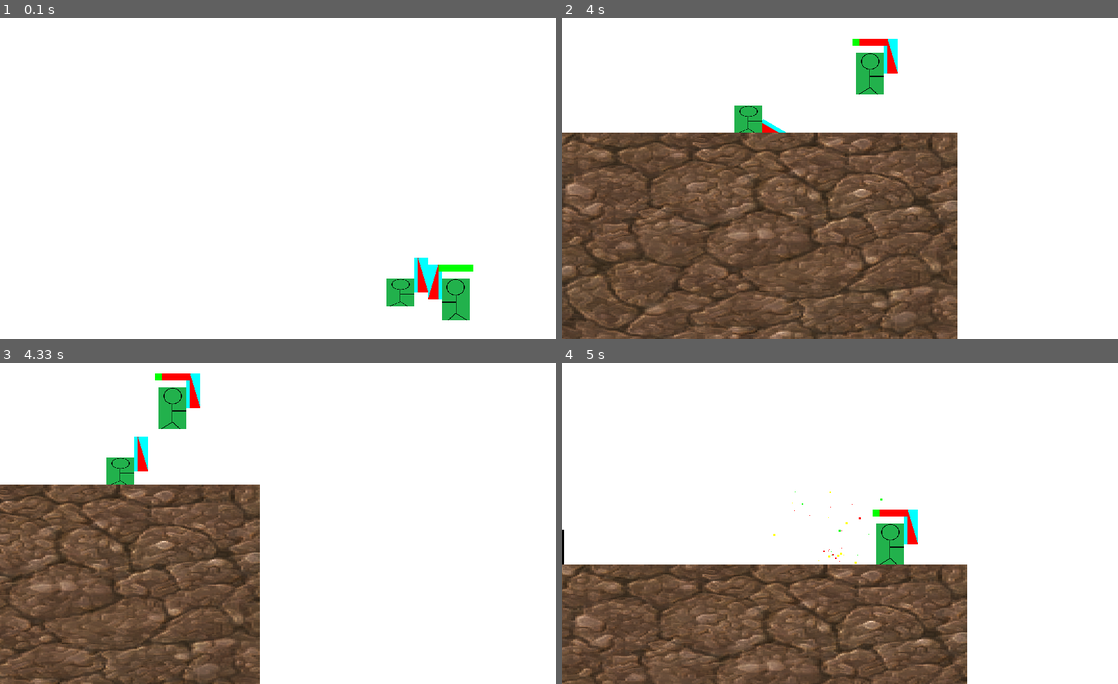
Above: before the commit, frames 1-4 (two rows, left to right).
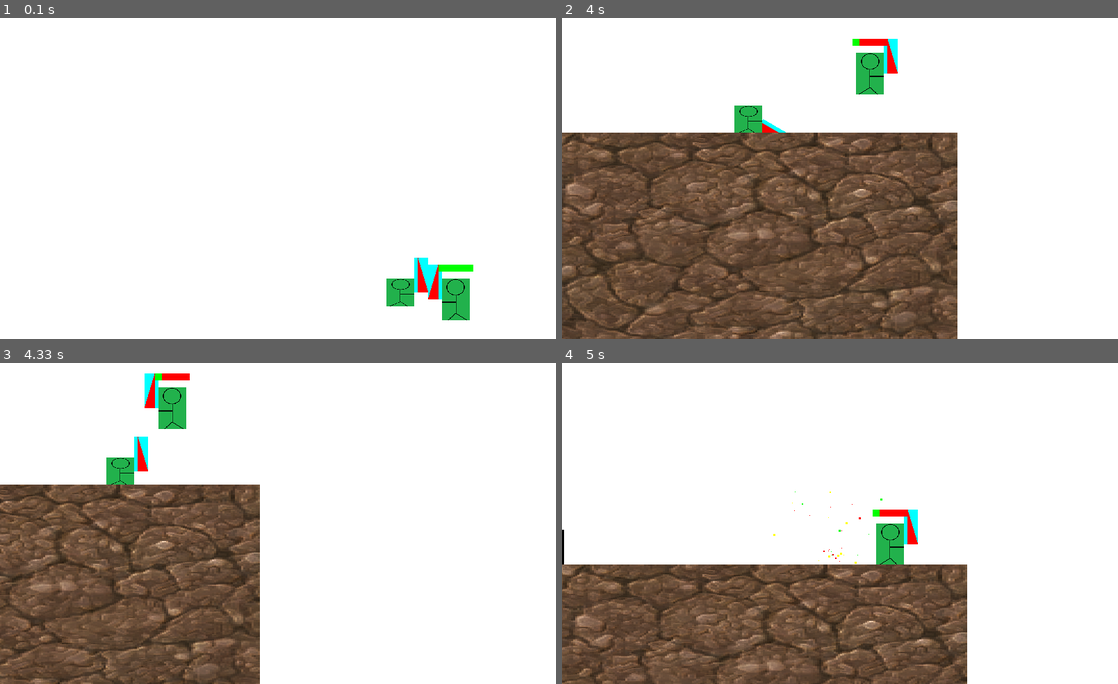
Above: after the commit, the same moments.

Repository: salfk23/2drpg_pygame
Game: pygame game, started from main.py
Two runs of this game, one before a commit and one after it. Both use one fixed random seed, a clock stepped at 60 frames per second and the inputs below.
Inputs:
- Up to frame 1 (0.1 s): no input
- Up to frame 2 (4 s): tap F at 0.33, 0.73, 1.03, 1.23, 1.57, 1.87, 2.07, 2.37, 2.63, 2.97, 3.27, 3.4, 3.8 s; hold D 0.67-1.13 s; tap J at 0.82, 2.15, 3.48 s; hold W 1.17-1.47 s; tap I at 1.32, 2.72, 3.88 s; hold D 1.5-1.97 s; hold A 2-2.53 s; hold S 2.57-2.87 s; hold A 2.9-3.3 s; hold W 3.33-3.7 s; hold D from 3.73 s (still down)
- Up to frame 3 (4.33 s): keep holding D; tap F at 4.1 s
- Up to frame 4 (5 s): release D at 4.37 s; hold S 4.4-4.77 s; tap F at 4.47, 4.87 s; hold A from 4.8 s (still down); tap J at 4.95 s

Frames 1-2 are identical in both runs. In frame 3, 0.6% of the frame differs, in the area x 26-36%, y 3-21%; in frame 4, nothing differs.

Commit message:
Interactive combat system created

Diff:
--- a/game_engine/entities/characters.py
+++ b/game_engine/entities/characters.py
@@ -74,7 +74,9 @@
       self.linked.append(self.weapon)
       self.on_position_change()
       self.on_health_change()
-      self.cooldown = 0
+      self.frame = 0
+      self.strike_interval = 500
+      self.flip_interval = 250
   def on_name_change(self):
       self.health_bar.name = self.name+"_Healthbar"
       self.weapon.name = f"{self.name}_Weapon_{self.weapon.name}"
@@ -106,6 +108,28 @@
       super().update()
       # Get distance to player
 
+      players: list[Player] = EntityManager.instance().get_of_type(Player)
+      # Infinite distance
+      distance = float("inf")
+      direction = self.direction
+
+      for player in players:
+        # Get distance to player
+        current_distance =  math.hypot(player.rect.centerx - self.rect.centerx, player.rect.centery - self.rect.centery)
+        if current_distance < distance:
+          distance = current_distance
+          # Get whether the player is on left or right side
+          if player.rect.centerx < self.rect.centerx :
+            direction = False
+          else:
+            direction = True
+      if self.frame % self.flip_interval == 0:
+        self.direction = direction
+      if distance < 200 and self.weapon.attacking == False and self.frame > self.strike_interval:
+        self.weapon.attacking = True
+        self.frame = 0
+      self.frame += 1
+
 
 
 class Player(Character):
--- a/game_engine/entities/entity.py
+++ b/game_engine/entities/entity.py
@@ -234,6 +234,13 @@
         values: list[Entity] = self.entities.values()
         return values
 
+    def get_of_type(self, entity_type: type):
+        return [
+            entity
+            for entity in self.entities.values()
+            if isinstance(entity, entity_type)
+        ]
+
     def add(self, item: Entity):
         self._add_list.append(item)
         for linked in item.linked:
